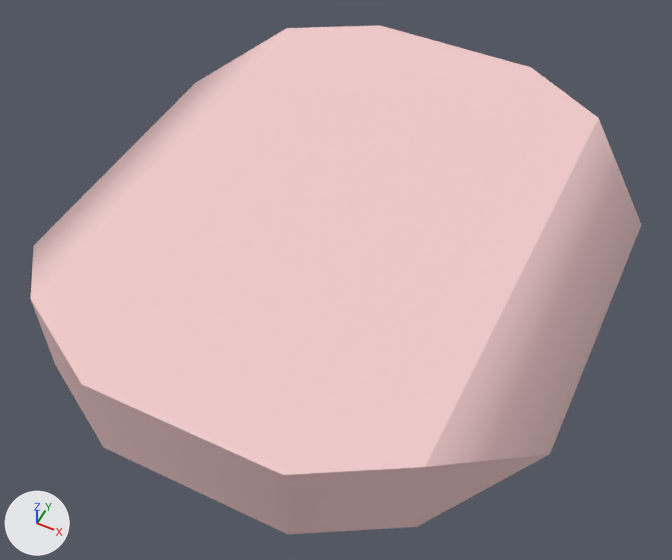
A saved change to the OBJ model models/InterD/ship_trail.obj.
The view is the same before and after, from a 50 mm lens placed at (9.0, -18.33, 20.72), pointed at (0.33, -1.0, -0.93). The lights are fixed; the arrows at lower left show +X, +Y and +Z. Where no turn or scale is listed for an object, it has been applied to the vertices.

The scene before the commit, as lines of its bpy script (objects in view):
```python
mat_wire_227153153 = principled_material('wire_227153153')
mat_wire_227153153.base_color = (0.89, 0.6, 0.6)  # pink #f2cbcb
mat_wire_227153153.roughness = 0.821
me_ship_trail = bpy.data.meshes.new('ship_trail')
me_ship_trail.from_pydata(...)  # 34 vertices, 36 faces; spans x -8.3..8.3, y -8.9..8.9, z -1.5..1.5
me_ship_trail.materials.append(mat_wire_227153153)  # pink #f2cbcb
ob_ship_trail = bpy.data.objects.new('ship_trail', me_ship_trail)
ob_ship_trail.location = (0.0, 0.0, 0.0)
```
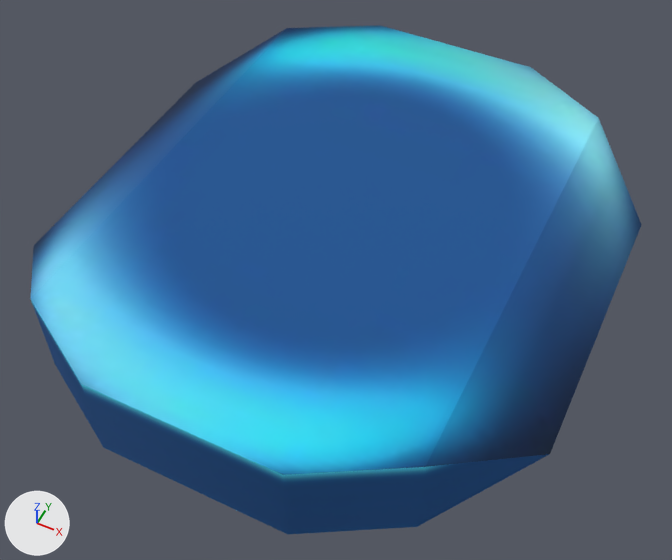
Pixel boxes [x1, y1, x2, y2] of what changed, in the pictures (672 x 560 px):
'ship_trail', surface changed (white to blue): [31, 25, 641, 534] in both

The change in detail:
Picture 'trail.jpg' (img_trail_jpg) is new.
In material 'wire_227153153' (mat_wire_227153153), base_color is no longer (0.89, 0.6, 0.6), pink #f2cbcb.
In material 'wire_227153153' (mat_wire_227153153), texture is now set to img_trail_jpg.
In material 'wire_227153153' (mat_wire_227153153), roughness goes from 0.821 to 1.0.
me_ship_trail has 34 vertices, 36 faces and spans x -8.3..8.3, y -8.9..8.9, z -1.5..1.5.
me_ship_trail is used by ob_ship_trail; location (0.0, 0.0, 0.0).
me_ship_trail part 1: texture (UV) coordinates of 36 of 36 faces, centred in x -7.0..7.0, y -8.9..8.9, z -1.5..1.5, changed; they spanned u -10.61..11.61, v -4.8..2.99 and now span u 0.08..0.92, v 0.05..0.93.
